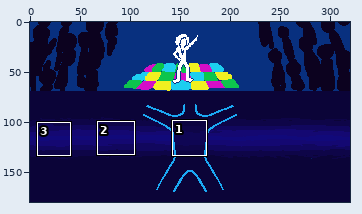
Pixel-art file: assets_raw/background.aseprite. Above: a wide view before the commit, with the close-up outlined.
Close-up. As it was:
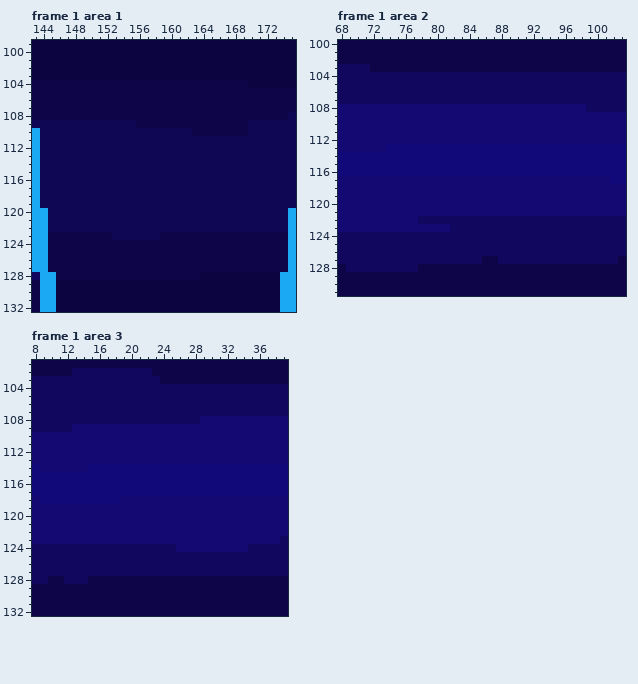
320x180 pixels, 1 frame. Colours within 5 levels of each other are drawn and written as one. Shown: frame 1 area 1: x 143..175, y 99..132; frame 1 area 2: x 68..103, y 100..131; frame 1 area 3: x 8..39, y 101..132. The commit also changed other frames or places, which this record leaves out.
Once edited:
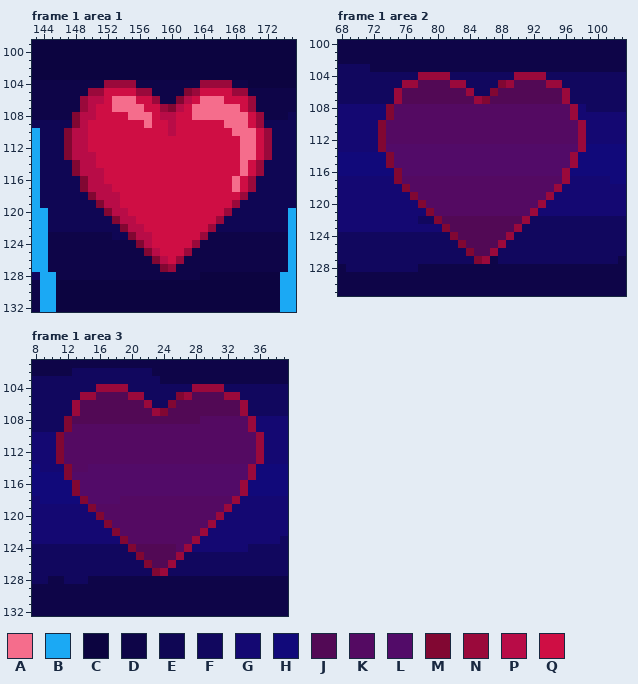
Palette (. is transparent): A #f56d8c  B #1ba9f4  C #0c0440  D #0e0548  E #0f0654  F #11075e  G #140872  H #11097a  J #520955  K #540a62  L #520b68  M #810732  N #9a093b  P #b80c47  Q #cf0e44
What changed:
layer "mockup" now hidden
layer "heart" now shown
layer "heart_empty" now shown
Changed rows in their new state; - is an unchanged pixel.
Frame 1 area 1, layer "heart":
first column x 147:
104 -----NNNN--------NNNN-----
105 ---NNQQQQNN----MNQQQQNN---
106 --NPPQAAAQQN--MPQAAAQQQN--
107 --NPQQAAAAQQNMPQAAAAAAQN--
108 -MPPQQQQAAAQPPQQAAAAAAAQN-
109 -MPQQQQQQQAQQPQQQQQQAAAQN-
110 MPPQQQQQQQQQQPQQQQQQQAAAQN
111 MPPQQQQQQQQQQQQQQQQQQQAAQN
112 MPPQQQQQQQQQQQQQQQQQQQAAQN
113 MPPPQQQQQQQQQQQQQQQQQQAAQN
114 -MPPQQQQQQQQQQQQQQQQQQAQN-
115 -MPPPQQQQQQQQQQQQQQQQQAQN-
116 --MPPQQQQQQQQQQQQQQQQAQN--
117 --MPPPQQQQQQQQQQQQQQQAQN--
118 ---MPPPQQQQQQQQQQQQQQQN---
119 ----MPPQQQQQQQQQQQQQQN----
120 -----MPPQQQQQQQQQQQQN-----
121 ------MPPQQQQQQQQQQN------
122 -------MPPQQQQQQQQN-------
123 --------MPPQQQQQQN--------
124 ---------MPQQQQQN---------
125 ----------MPQQQN----------
126 -----------MPQN-----------
127 ------------MN------------
Frame 1 area 2, layer "heart_empty":
first column x 73:
104 -----NNNN--------NNNN-----
105 ---NNJJJJNN----MNJJJJNN---
106 --NJJJJJJJJN--MJJJJJJJJN--
107 --NJJJJJJJJJNMJJJJJJJJJN--
108 -MKKKKKKKKKKKKKKKKKKKKKKN-
109 -MKKKKKKKKKKKKKKKKKKKKKKN-
110 MKKKKKKKKKKKKKKKKKKKKKKKKN
111 MKKKKKKKKKKKKKKKKKKKKKKKKN
112 MKKKKKKKKKKKKKKKKKKKKKKKKN
113 MLLLLLLLLLLLLLLLLLLLLLLLLN
114 -MLLLLLLLLLLLLLLLLLLLLLLN-
115 -MLLLLLLLLLLLLLLLLLLLLLLN-
116 --MLLLLLLLLLLLLLLLLLLLLN--
117 --MKKKKKKKKKKKKKKKKKKKKN--
118 ---MKKKKKKKKKKKKKKKKKKN---
119 ----MKKKKKKKKKKKKKKKKN----
120 -----MKKKKKKKKKKKKKKN-----
121 ------MKKKKKKKKKKKKN------
122 -------MJJJJJJJJJJN-------
123 --------MJJJJJJJJN--------
124 ---------MJJJJJJN---------
125 ----------MJJJJN----------
126 -----------MJJN-----------
127 ------------MN------------
Frame 1 area 3, layer "heart_empty":
first column x 11:
104 -----NNNN--------NNNN-----
105 ---NNJJJJNN----MNJJJJNN---
106 --NJJJJJJJJN--MJJJJJJJJN--
107 --NJJJJJJJJJNMJJJJJJJJJN--
108 -MJJJJJJJJJJJJJJJJKKKKKKN-
109 -MKKKKKKKKKKKKKKKKKKKKKKN-
110 MKKKKKKKKKKKKKKKKKKKKKKKKN
111 MKKKKKKKKKKKKKKKKKKKKKKKKN
112 MKKKKKKKKKKKKKKKKKKKKKKKKN
113 MKKKKKKKKKKKKKKKKKKKKKKKKN
114 -MKKLLLLLLLLLLLLLLLLLLLLN-
115 -MLLLLLLLLLLLLLLLLLLLLLLN-
116 --MLLLLLLLLLLLLLLLLLLLLN--
117 --MLLLLLLLLLLLLLLLLLLLLN--
118 ---MLLLLKKKKKKKKKKKKKKN---
119 ----MKKKKKKKKKKKKKKKKN----
120 -----MKKKKKKKKKKKKKKN-----
121 ------MKKKKKKKKKKKKN------
122 -------MKKKKKKKKKKN-------
123 --------MKKKKKKKKN--------
124 ---------MJJJJJKN---------
125 ----------MJJJJN----------
126 -----------MJJN-----------
127 ------------MN------------
